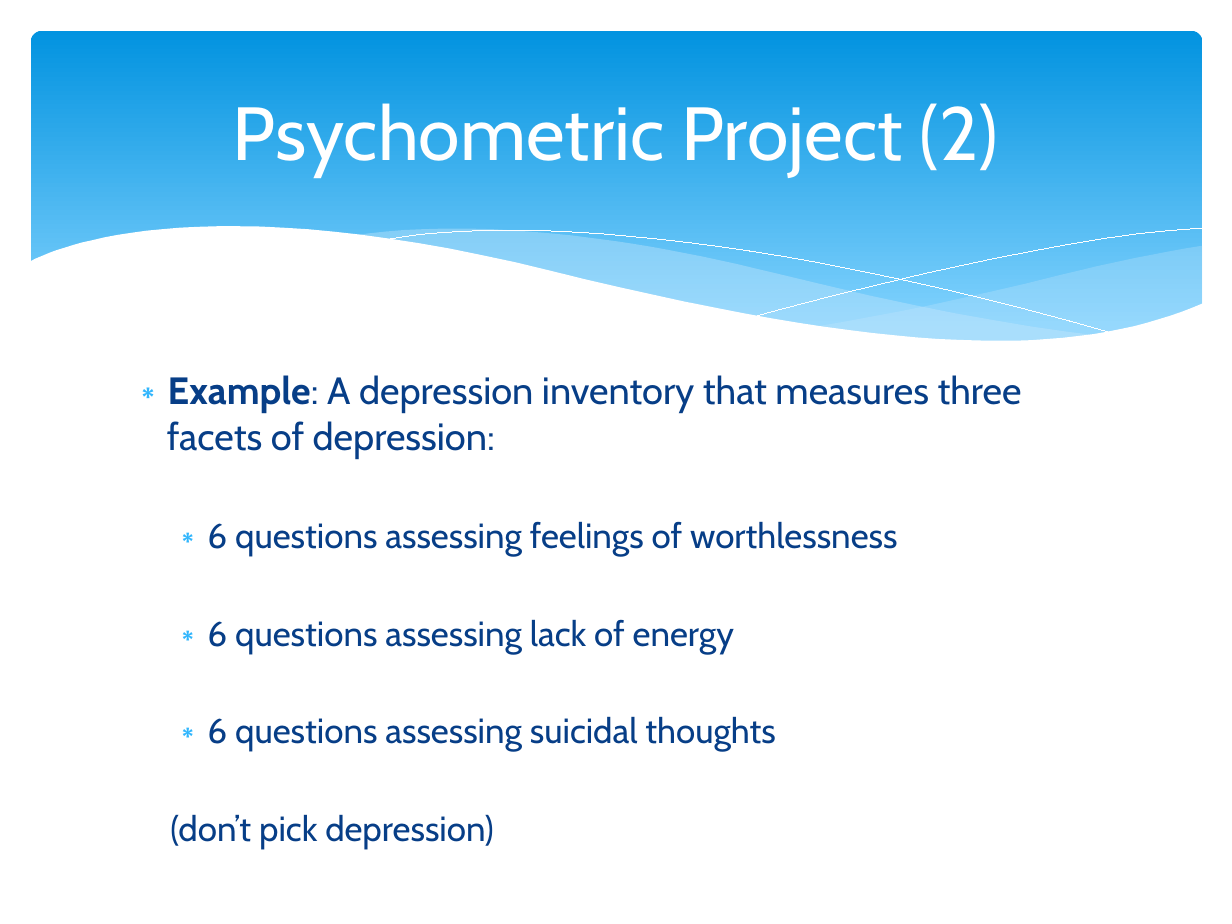
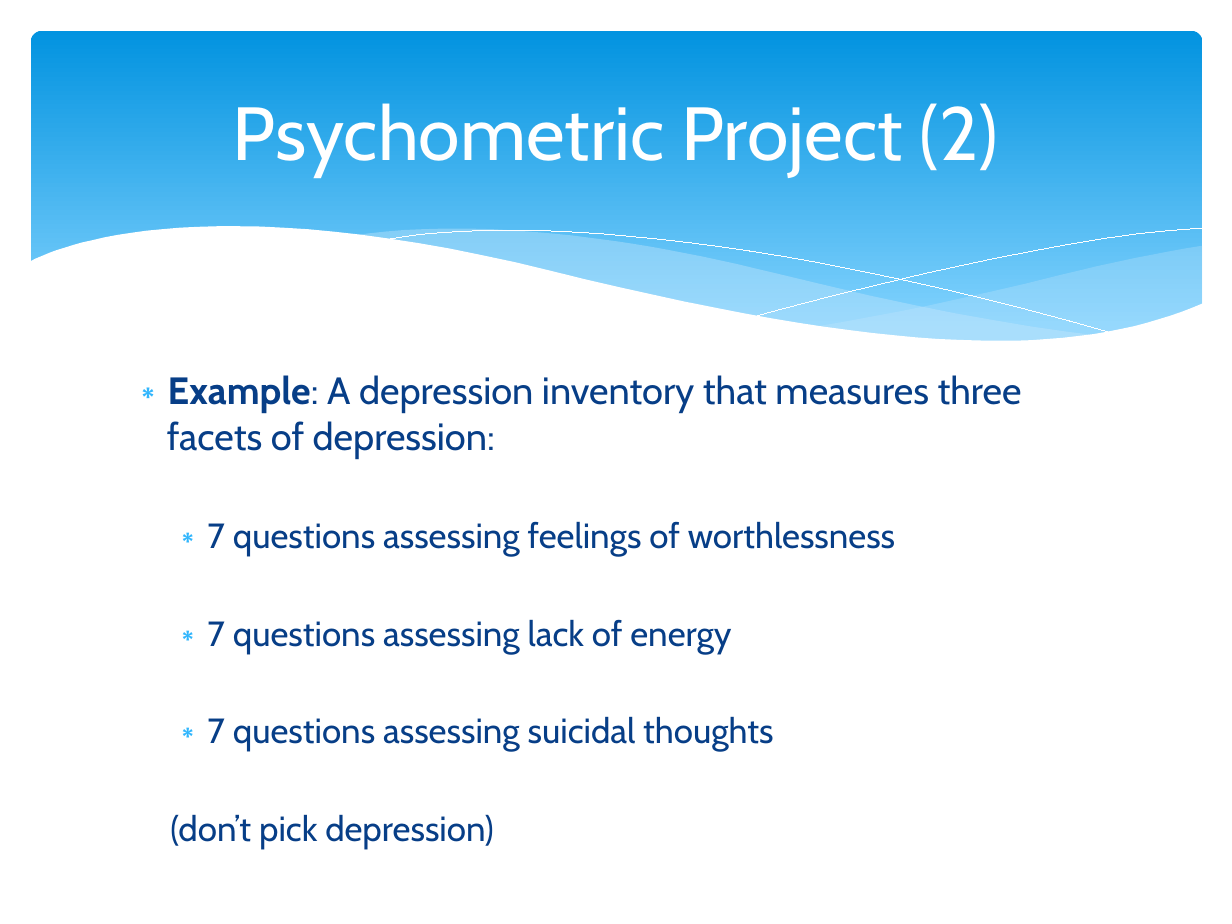
Before and after one commit to npm27/Teaching-Materials, a slide deck: slide 9 of Tests and Eval F24/Slides/0 First Day Info.pptx. Drawn at 1232x924 pixels with LibreOffice and Linux fonts; fonts in the diff are those of the drawing. Boxes give left, top, right and bottom in pixels: in the first picture for what was removed or moved away, otherwise in the second. Text is boxed around its words. In the diff, an @@ line names an element or a change of style, - is before the commit and + after.

```diff
--- a/Tests and Eval F24/Slides/0 First Day Info.pptx
+++ b/Tests and Eval F24/Slides/0 First Day Info.pptx
@@ text at [207,521,895,751]: text changed @@
-  ∗ 6 questions assessing feelings of worthlessness
-  ∗ 6 questions assessing lack of energy
-  ∗ 6 questions assessing suicidal thoughts
+  ∗ 7 questions assessing feelings of worthlessness
+  ∗ 7 questions assessing lack of energy
+  ∗ 7 questions assessing suicidal thoughts
```
Also in this commit, not shown: 2 other slides changed, 4 other files.
